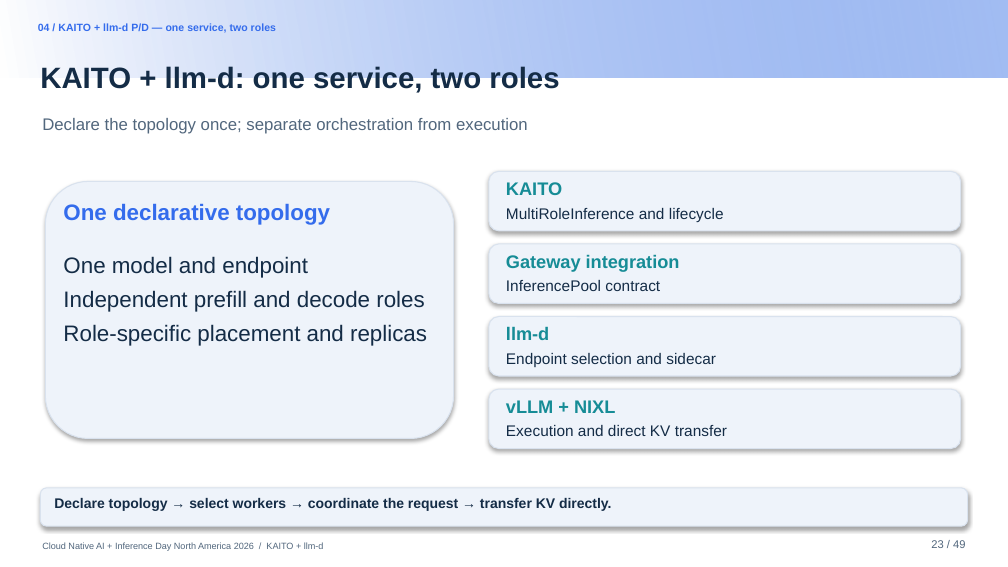
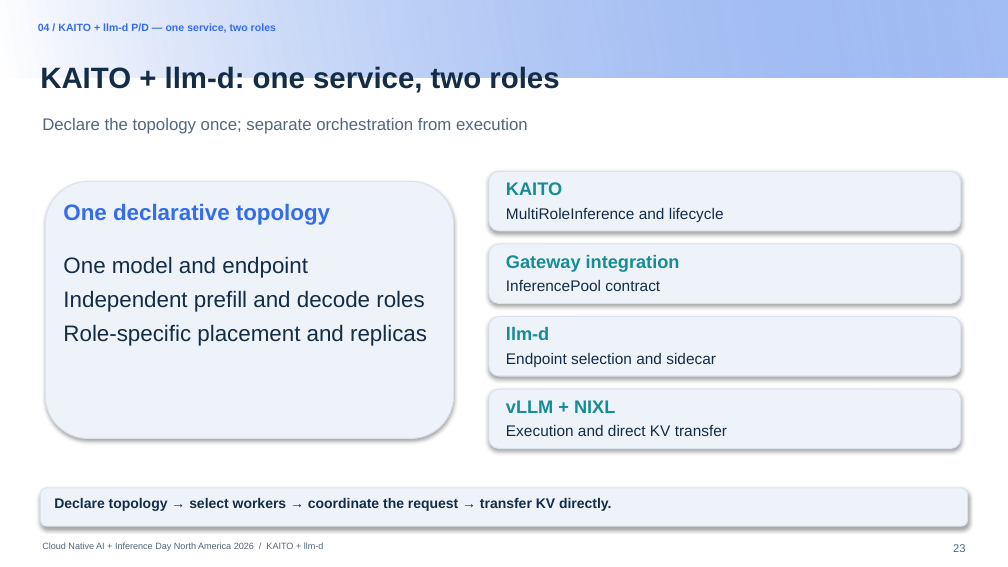
Before and after one commit to andyzhangx/demo, a slide deck: slide 23 of llm/pd-disaggregation/kubecon-na-2026-pd-disaggregation-kaito-llmd.pptx. Drawn at 1008x567 pixels with LibreOffice and Linux fonts; fonts in the diff are those of the drawing; background and template pictures are left out. Boxes give left, top, right and bottom in pixels: in the first picture for what was removed or moved away, otherwise in the second. Text is boxed around its words. In the diff, an @@ line names an element or a change of style, - is before the commit and + after.

```diff
--- a/llm/pd-disaggregation/kubecon-na-2026-pd-disaggregation-kaito-llmd.pptx
+++ b/llm/pd-disaggregation/kubecon-na-2026-pd-disaggregation-kaito-llmd.pptx
@@ page number at (x1=953, y1=544, x2=965, y2=552): vertical alignment top to middle @@
@@ page number at (x1=953, y1=544, x2=965, y2=552): text changed @@
-23 / 49
+23
```
Also in this commit, not shown: 51 other slides changed.
